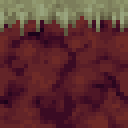
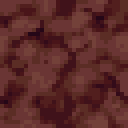
Revision of a layered w=128, h=128 image; what changed, layer by layer:
hid group "Paths and Overlays" (11 layers) over (0, 0, 128, 128)
painted on "netherrack_side" over (0, 0, 128, 36)
hid "grass_side_origin" over (0, 0, 128, 36)
added layer "flesh" above "netherrack" over (0, 0, 128, 128)
